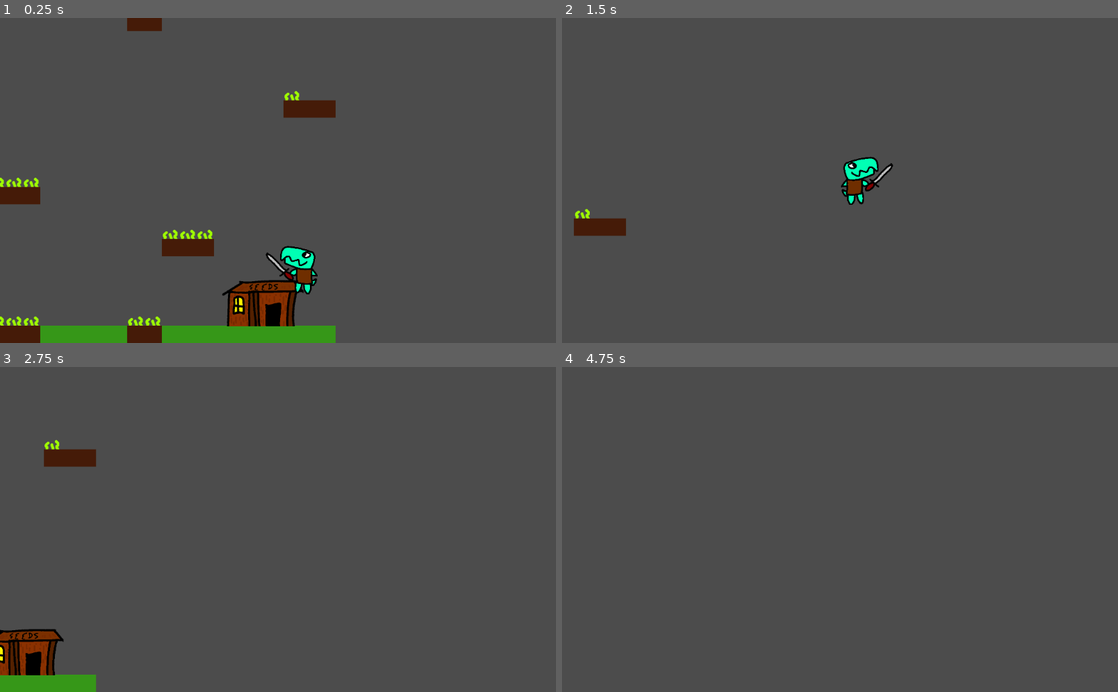
Above: before the commit, frames 1-4 (two rows, left to right).
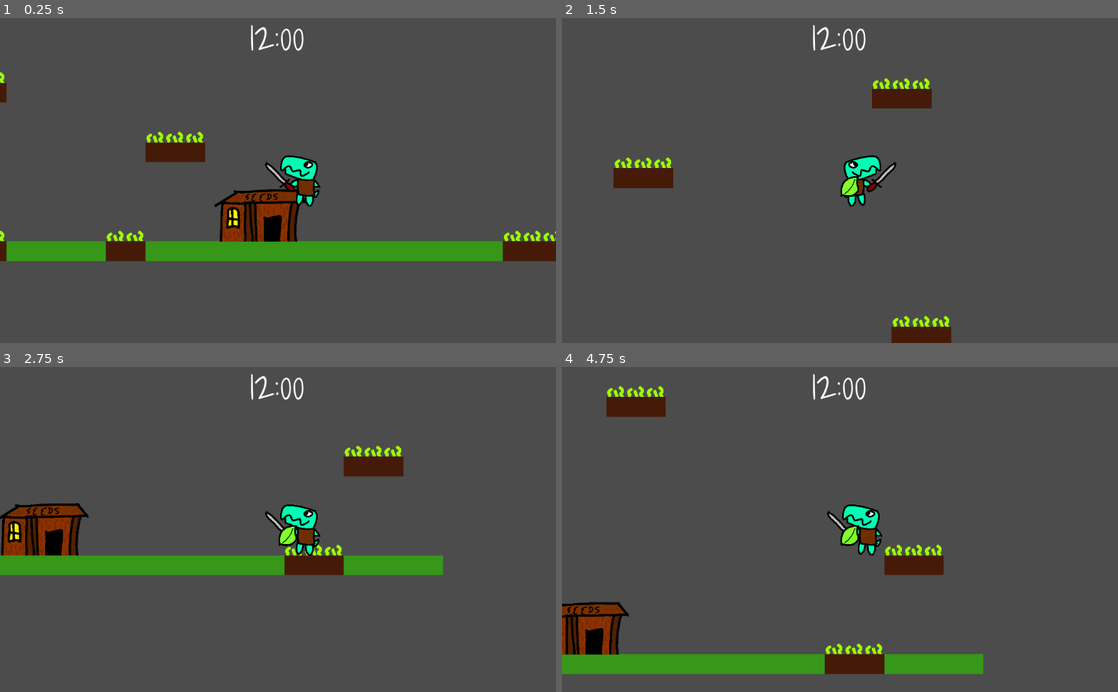
Above: after the commit, the same moments.

Repository: kralinc/ldjam52-harvest
Game: Godot game, scene res://Root.tscn
Two runs of this game, one before a commit and one after it. Both use one fixed random seed, a clock stepped at 60 frames per second and the inputs below.
Inputs:
- Up to frame 1 (0.25 s): no input
- Up to frame 2 (1.5 s): hold D (right) from 0.53 s (still down); tap Space (seed, bound only after the commit) at 0.6 s; tap Left (jump) at 0.77, 0.8, 1.07, 1.35 s
- Up to frame 3 (2.75 s): tap Left (jump) at 1.52, 1.82, 2.3 s; tap Space (seed, bound only after the commit) at 1.55 s; release D (right) at 2.03 s; hold A (left) from 2.03 s (still down); tap Right (attack) at 2.1 s
- Up to frame 4 (4.75 s): release A (left) at 2.78 s; hold D (right) 2.78-4.28 s; tap Space (seed, bound only after the commit) at 2.85, 3.6, 4.55 s; tap Left (jump) at 3.02, 3.32, 3.77, 3.8, 4.07, 4.35, 4.52 s; hold A (left) from 4.28 s (still down)

The runs differ from the first frame. In frame 1, 18% of the frame differs, in the area x 0-100%, y 0-100%; in frame 2, 3.8%; in frame 3, 12%; in frame 4, 9.4%.

Commit message:
seed planting. first enemies

Diff:
--- /dev/null
+++ b/Assets/Images/Font.tres
@@ -0,0 +1,8 @@
+[gd_resource type="DynamicFont" load_steps=2 format=2]
+
+[sub_resource type="DynamicFontData" id=7]
+font_path = "res://Assets/ShadowsIntoLight-Regular.ttf"
+
+[resource]
+size = 75
+font_data = SubResource( 7 )
--- a/CropTileMap.gd
+++ b/CropTileMap.gd
@@ -1,4 +1,7 @@
 extends TileMap
+
+signal upgrade
+signal seed_planted
 
 onready var CropArea = preload("res://CropArea.tscn")
 
@@ -23,7 +26,7 @@
 func set_crop_level(crop):
 	var life = crop_lifetimes[crop]
 	var tile = 0
-	if life > 4:
+	if life > 40:
 		tile = 4
 	elif life > 30:
 		tile = 3
@@ -34,9 +37,21 @@
 
 	set_cell(crop.x, crop.y, tile)
 
+func destroy_crop(location):
+	set_cell(location.x, location.y, -1)
+	crop_lifetimes.erase(location)
+
 
 func _on_Friend_crop_harvested(location):
-	print(get_cellv(location))
 	if (get_cellv(location) == 4):
-		set_cell(location.x, location.y, -1)
-		crop_lifetimes.erase(location)
+		destroy_crop(location)
+		emit_signal("upgrade")
+
+
+
+func _on_Friend_is_crop_here(location):
+	if(get_cellv(location) == -1):
+		print("there is no crop there")
+		set_cellv(location, 0)
+		crop_lifetimes[location] = 0.0
+		emit_signal("seed_planted")
--- /dev/null
+++ b/Enemy.gd
@@ -0,0 +1,38 @@
+class_name Ghost
+extends KinematicBody2D
+
+export var speed = 5000
+var target = Vector2()
+var tilemap
+
+# Called when the node enters the scene tree for the first time.
+func _ready():
+	pass # Replace with function body.
+
+
+# Called every frame. 'delta' is the elapsed time since the previous frame.
+func _physics_process(delta):
+	var goto = (target - position).normalized()
+	move_and_slide(goto * speed * delta)
+	var distance = position.distance_to(target)
+	if (distance < 100):
+		tilemap.destroy_crop(tilemap.world_to_map(target))
+
+func set_tilemap(tm):
+	tilemap = tm
+
+func set_enemy_target():
+	var crops = tilemap.get_used_cells()
+	var thisTile = tilemap.world_to_map(position)
+	var min_distance = 9999999
+	var closest_crop
+	for crop in crops:
+		var distance = crop.distance_to(thisTile)
+		if (distance < min_distance):
+			closest_crop = crop
+			min_distance = distance
+	target = tilemap.map_to_world(closest_crop)
+
+
+func _on_Timer_timeout():
+	set_enemy_target()
--- /dev/null
+++ b/Floor.gd
@@ -0,0 +1,9 @@
+extends TileMap
+
+signal is_farmland(tile)
+
+func _on_Friend_ray_find_tile(location):
+	var tile = world_to_map(location)
+	if (get_cellv(tile) == 0):
+		emit_signal("is_farmland", tile)
+		print("the tile is farmland")
--- a/Friend.gd
+++ b/Friend.gd
@@ -1,25 +1,35 @@
 extends KinematicBody2D
 
 signal crop_harvested(location)
+signal ray_find_tile(location)
+signal is_crop_here(location)
 
 export var speed = 100
 export var jump_height = 100
-export var dash_power = 3
+export var dash_power = 3.0
 export var gravity = 100
 export var friction = 0.5
 var vel = Vector2(0, 0)
 var jumped = false
 var dashed = false
 var air_time = 0
+var crop_just_harvested = false
 
 var AIR_TIME_GRACE_PERIOD = 0.2
 var FLOOR_DETECT_DISTANCE = 20.0
+
 onready var SPRITE = $AnimatedSprite
 onready var WEAPON = $Weapon
+onready var WEAPON_COL = $Weapon/CollisionShape2D
+onready var LABEL = $Label
+onready var LABEL_ANIM = $Label/AnimationPlayer
+onready var HITBOX = $Hitbox
+onready var SEED = $Seed
+onready var FIND_FLOOR = $FindFloor
 
 # Called when the node enters the scene tree for the first time.
 func _ready():
-	pass # Replace with function body.
+	randomize()
 
 
 # Called every frame. 'delta' is the elapsed time since the previous frame.
@@ -30,14 +40,37 @@
 		SPRITE.flip_h = false
 		SPRITE.offset.x = 0
 		WEAPON.position.x = 0
+		FIND_FLOOR.position.x = 120
 	if(Input.is_action_pressed("right")):
 		vel.x += speed
 		SPRITE.flip_h = true
 		SPRITE.offset.x = 200
 		WEAPON.position.x = 300
+		FIND_FLOOR.position.x = 90
 
 	if(Input.is_action_just_pressed("attack")):
 		SPRITE.animation = "Attack"
+
+	if (SPRITE.animation == "Attack"):
+		for area in WEAPON.get_overlapping_areas():
+			if (area.get_collision_layer_bit(2) == true):
+				emit_signal("crop_harvested", area.crop)
+		if (crop_just_harvested):
+			set_label_animation()
+			crop_just_harvested = false
+
+	if(Input.is_action_just_pressed("seed")):
+		if (SEED.visible == false):
+			for area in HITBOX.get_overlapping_areas():
+				if (area.get_collision_layer_bit(3) == true):
+					SEED.visible = true
+		else:
+			FIND_FLOOR.enabled = true
+			FIND_FLOOR.force_raycast_update()
+			if (FIND_FLOOR.is_colliding()):
+				print("ray is colliding with something")
+				emit_signal("ray_find_tile", FIND_FLOOR.get_collision_point())
+			FIND_FLOOR.enabled = false
 
 	if (is_on_floor()):
 		dir.y = 0
@@ -76,6 +109,40 @@
 	SPRITE.animation = "default"
 
 
-func _on_Weapon_area_entered(area):
-	if(SPRITE.animation == "Attack"):
-		emit_signal("crop_harvested", area.crop)
+func _on_CropTileMap_upgrade():
+	crop_just_harvested = true
+	var upgrade_type = randi() % 5
+	var upgrade_amount = randi() % 10 + 1
+	LABEL.text = "UPGRADE!\n+" + str(upgrade_amount) + "% "
+	if (upgrade_type == 0):
+		LABEL.text += "Speed"
+		speed += (speed * upgrade_amount / 100)
+	elif (upgrade_type == 1):
+		LABEL.text += "Jump"
+		jump_height += (jump_height * upgrade_amount / 100)
+	elif (upgrade_type == 2):
+		LABEL.text += "Seed Plant Distance"
+		FIND_FLOOR.cast_to.y *= 1 + (upgrade_amount / 100)
+	elif (upgrade_type == 3):
+		LABEL.text += "Sword Radius"
+		WEAPON_COL.scale *= 1 + (upgrade_amount / 100)
+	else:
+		LABEL.text += "Dash"
+		dash_power += (dash_power * upgrade_amount / 100)
+
+func set_label_animation():
+	if (LABEL_ANIM.is_playing()):
+		LABEL_ANIM.stop(true)
+		LABEL_ANIM.play("FadeOut")
+	else:
+		LABEL_ANIM.play("FadeInOut")
+
+func _on_Floor_is_farmland(tile):
+	print(tile)
+	tile.y -= 1
+	print(tile)
+	emit_signal("is_crop_here", tile)
+
+
+func _on_CropTileMap_seed_planted():
+	SEED.visible = false
--- a/Friend.tscn
+++ b/Friend.tscn
@@ -1,10 +1,12 @@
-[gd_scene load_steps=9 format=2]
+[gd_scene load_steps=14 format=2]
 
 [ext_resource path="res://Assets/Images/friend/idle0.png" type="Texture" id=1]
 [ext_resource path="res://Friend.gd" type="Script" id=2]
 [ext_resource path="res://Assets/Images/friend/idle1.png" type="Texture" id=3]
 [ext_resource path="res://Assets/Images/friend/attack0.png" type="Texture" id=4]
 [ext_resource path="res://Assets/Images/friend/attack1.png" type="Texture" id=5]
+[ext_resource path="res://Assets/Images/seed.png" type="Texture" id=6]
+[ext_resource path="res://Assets/Images/Font.tres" type="DynamicFont" id=7]
 
 [sub_resource type="RectangleShape2D" id=4]
 extents = Vector2( 7.2125, 10.975 )
@@ -23,10 +25,47 @@
 } ]
 
 [sub_resource type="CircleShape2D" id=6]
-radius = 74.7737
+radius = 95.7249
+
+[sub_resource type="Animation" id=9]
+resource_name = "FadeInOut"
+length = 3.0
+tracks/0/type = "value"
+tracks/0/path = NodePath(".:percent_visible")
+tracks/0/interp = 1
+tracks/0/loop_wrap = true
+tracks/0/imported = false
+tracks/0/enabled = true
+tracks/0/keys = {
+"times": PoolRealArray( 0, 0.5, 2.5, 3 ),
+"transitions": PoolRealArray( 1, 1, 1, 1 ),
+"update": 0,
+"values": [ 0.0, 1.0, 1.0, 0.0 ]
+}
+
+[sub_resource type="Animation" id=10]
+resource_name = "FadeOut"
+length = 2.5
+tracks/0/type = "value"
+tracks/0/path = NodePath(".:percent_visible")
+tracks/0/interp = 1
+tracks/0/loop_wrap = true
+tracks/0/imported = false
+tracks/0/enabled = true
+tracks/0/keys = {
+"times": PoolRealArray( 0, 2, 2.5 ),
+"transitions": PoolRealArray( 1, 1, 1 ),
+"update": 0,
+"values": [ 1.0, 1.0, 0.0 ]
+}
+
+[sub_resource type="CapsuleShape2D" id=11]
+radius = 56.0
+height = 120.0
 
 [node name="Friend" type="KinematicBody2D"]
-scale = Vector2( 0.75, 0.75 )
+scale = Vector2( 0.7, 0.7 )
+collision_mask = 9
 script = ExtResource( 2 )
 
 [node name="CollisionShape2D" type="CollisionShape2D" parent="."]
@@ -36,9 +75,7 @@
 
 [node name="Camera2D" type="Camera2D" parent="."]
 current = true
-zoom = Vector2( 2, 2 )
-limit_left = 0
-limit_bottom = 64
+zoom = Vector2( 1.75, 1.75 )
 
 [node name="AnimatedSprite" type="AnimatedSprite" parent="."]
 frames = SubResource( 5 )
@@ -49,9 +86,39 @@
 collision_mask = 6
 
 [node name="CollisionShape2D" type="CollisionShape2D" parent="Weapon"]
-position = Vector2( -54.6667, 12 )
+position = Vector2( -45.7143, 7.14286 )
 shape = SubResource( 6 )
 
+[node name="Label" type="Label" parent="."]
+margin_left = -249.333
+margin_top = -453.333
+margin_right = 442.667
+margin_bottom = -126.333
+custom_fonts/font = ExtResource( 7 )
+text = "UPGRADE!
++25% Speed"
+align = 1
+percent_visible = 0.0
+
+[node name="AnimationPlayer" type="AnimationPlayer" parent="Label"]
+anims/FadeInOut = SubResource( 9 )
+anims/FadeOut = SubResource( 10 )
+
+[node name="Seed" type="Sprite" parent="."]
+visible = false
+position = Vector2( 45.3333, 29.3333 )
+texture = ExtResource( 6 )
+
+[node name="Hitbox" type="Area2D" parent="."]
+collision_layer = 2
+collision_mask = 10
+
+[node name="CollisionShape2D" type="CollisionShape2D" parent="Hitbox"]
+position = Vector2( 120, 5.33333 )
+shape = SubResource( 11 )
+
+[node name="FindFloor" type="RayCast2D" parent="."]
+position = Vector2( 120, 0 )
+cast_to = Vector2( 0, 200 )
+
 [connection signal="animation_finished" from="AnimatedSprite" to="." method="_on_AnimatedSprite_animation_finished"]
-[connection signal="area_entered" from="Weapon" to="." method="_on_Weapon_area_entered"]
-[connection signal="body_entered" from="Weapon" to="." method="_on_Weapon_body_entered"]
--- /dev/null
+++ b/GM.gd
@@ -0,0 +1,36 @@
+extends Node2D
+
+onready var Ghost = preload("res://Ghost.tscn")
+
+onready var Enemies = $Enemies
+onready var CropTileMap = $CropTileMap
+
+export var spawn_interval = 4.0
+var timer = 0.0
+
+# Called when the node enters the scene tree for the first time.
+func _ready():
+	randomize()
+
+
+# Called every frame. 'delta' is the elapsed time since the previous frame.
+func _process(delta):
+	timer += delta
+	if (timer > spawn_interval):
+		spawn_new_enemy()
+		timer = 0.0
+		spawn_interval -= 0.005
+
+func spawn_new_enemy():
+	var enemy_type = randi() % 1
+	var left_right = randi() % 2
+
+	var posx = -300 if left_right == 0 else 3500
+	var posy = (randi() % 3000) * -1
+
+	if (enemy_type == 0):
+		var g = Ghost.instance()
+		Enemies.add_child(g)
+		g.position = Vector2(posx, posy)
+		g.set_tilemap(CropTileMap)
+		g.set_enemy_target()
--- /dev/null
+++ b/Ghost.tscn
@@ -0,0 +1,38 @@
+[gd_scene load_steps=6 format=2]
+
+[ext_resource path="res://Assets/Images/enemies/ghost1.png" type="Texture" id=1]
+[ext_resource path="res://Assets/Images/enemies/ghost0.png" type="Texture" id=2]
+[ext_resource path="res://Enemy.gd" type="Script" id=3]
+
+[sub_resource type="SpriteFrames" id=1]
+animations = [ {
+"frames": [ ExtResource( 2 ), ExtResource( 1 ) ],
+"loop": true,
+"name": "default",
+"speed": 5.0
+} ]
+
+[sub_resource type="CapsuleShape2D" id=2]
+radius = 54.0
+height = 38.0
+
+[node name="Ghost" type="KinematicBody2D"]
+collision_layer = 2
+collision_mask = 2
+script = ExtResource( 3 )
+
+[node name="AnimatedSprite" type="AnimatedSprite" parent="."]
+position = Vector2( 2, 1 )
+frames = SubResource( 1 )
+frame = 1
+playing = true
+
+[node name="CollisionShape2D" type="CollisionShape2D" parent="."]
+position = Vector2( -4, -8 )
+shape = SubResource( 2 )
+
+[node name="Timer" type="Timer" parent="."]
+wait_time = 2.0
+autostart = true
+
+[connection signal="timeout" from="Timer" to="." method="_on_Timer_timeout"]
--- a/Root.tscn
+++ b/Root.tscn
@@ -10,6 +10,9 @@
 [ext_resource path="res://Seed Shack.tscn" type="PackedScene" id=8]
 [ext_resource path="res://Assets/Images/crop1.png" type="Texture" id=9]
 [ext_resource path="res://CropTileMap.gd" type="Script" id=10]
+[ext_resource path="res://Floor.gd" type="Script" id=11]
+[ext_resource path="res://GM.gd" type="Script" id=12]
+[ext_resource path="res://Assets/Images/Font.tres" type="DynamicFont" id=13]
 
 [sub_resource type="ConvexPolygonShape2D" id=1]
 points = PoolVector2Array( 64, 64, 0, 64, 0, 0, 64, 0 )
@@ -133,19 +136,24 @@
 4/shapes = [  ]
 4/z_index = 0
 
+[sub_resource type="RectangleShape2D" id=5]
+extents = Vector2( 55.5, 1414.5 )
+
 [node name="Root" type="Node2D"]
-
-[node name="TileMap" type="TileMap" parent="."]
+script = ExtResource( 12 )
+
+[node name="Floor" type="TileMap" parent="."]
 tile_set = SubResource( 3 )
 format = 1
-tile_data = PoolIntArray( -1638399, 0, 0, -1638398, 0, 0, -1 …(151 unchanged characters)…  0, 0, -1179628, 0, 0, -1179627, 0, 0, -917500, 0, 0, -917499, 0, 0, -851939, 0, 0, -851938, 0, 0, -851937, 0, 0, -524277, 0, 0, -524276, 0, 0, -524275, 0, 0, -524274, 0, 0, -393216, 0, 0, -393215, 0, 0, -393214, 0, 0, -327658, 0, 0, -327657, 0, 0, -327656, 0, 0, 0, 1, 0, 1, 1, 0, 2, 1, 0, 3, 1, 0, 4, 1, 0, 5, 0, 0, 6, 0, 0, 7, 1, 0, 8, 1, 0, 9, 1, 0, 10, 1, 0, 11, 1, 0, 12, 0, 0, 13, 0, 0, 14, 0, 0, 15, 1, 0, 16, 1, 0, 17, 1, 0, 18, 1, 0, 19, 1, 0, 20, 0, 0, 21, 0, 0, 22, 1, 0, 23, 1, 0, 24, 1, 0, 25, 1, 0, 26, 1, 0, 27, 1, 0, 28, 1, 0, 29, 1, 0, 30, 1, 0, 31, 1, 0 )
+tile_data = PoolIntArray( -1638399, 0, 0, -1638398, 0, 0, -1 …(151 unchanged characters)…  0, 0, -1179628, 0, 0, -1179627, 0, 0, -1114070, 0, 0, -1114069, 0, 0, -1114068, 0, 0, -917500, 0, 0, -917499, 0, 0, -851939, 0, 0, -851938, 0, 0, -851937, 0, 0, -524277, 0, 0, -524276, 0, 0, -524275, 0, 0, -524274, 0, 0, -393216, 0, 0, -393215, 0, 0, -393214, 0, 0, -327658, 0, 0, -327657, 0, 0, -327656, 0, 0, -327637, 0, 0, -327636, 0, 0, -327635, 0, 0, 0, 1, 0, 1, 1, 0, 2, 1, 0, 3, 1, 0, 4, 1, 0, 5, 0, 0, 6, 0, 0, 7, 1, 0, 8, 1, 0, 9, 1, 0, 10, 1, 0, 11, 1, 0, 12, 0, 0, 13, 0, 0, 14, 0, 0, 15, 1, 0, 16, 1, 0, 17, 1, 0, 18, 1, 0, 19, 1, 0, 20, 0, 0, 21, 0, 0, 22, 1, 0, 23, 1, 0, 24, 1, 0, 25, 1, 0, 26, 1, 0, 27, 1, 0, 28, 1, 0, 29, 1, 0, 30, 1, 0, 31, 1, 0, 32, 1, 0, 33, 1, 0, 34, 1, 0, 35, 1, 0, 36, 1, 0, 37, 1, 0, 38, 1, 0, 39, 1, 0, 40, 0, 0, 41, 0, 0, 42, 0, 0, 43, 1, 0, 44, 1, 0, 45, 1, 0, 46, 1, 0, 47, 1, 0 )
+script = ExtResource( 11 )
 
 [node name="CropTileMap" type="TileMap" parent="."]
 tile_set = SubResource( 4 )
 collision_layer = 4
 collision_mask = 4
 format = 1
-tile_data = PoolIntArray( -917475, 0, 0, -589813, 0, 0, -589812, 0, 0, -589811, 0, 0, -589810, 0, 0, -458752, 0, 0, -458751, 0, 0, -458750, 0, 0, -393194, 0, 0, -393193, 0, 0, -393192, 0, 0, -65531, 0, 0, -65530, 0, 0, -65524, 0, 0, -65523, 0, 0, -65522, 0, 0, -65516, 0, 0, -65515, 0, 0 )
+tile_data = PoolIntArray( -1703935, 0, 0, -1703934, 0, 0, -1703933, 0, 0, -1703932, 0, 0, -1703931, 0, 0, -1703912, 0, 0, -1703911, 0, 0, -1703910, 0, 0, -1703909, 0, 0, -1441781, 0, 0, -1441780, 0, 0, -1441779, 0, 0, -1245164, 0, 0, -1245163, 0, 0, -1179606, 0, 0, -1179605, 0, 0, -1179604, 0, 0, -983036, 0, 0, -983035, 0, 0, -917475, 0, 0, -917474, 0, 0, -917473, 0, 0, -589813, 0, 0, -589812, 0, 0, -589811, 0, 0, -589810, 0, 0, -458752, 0, 0, -458751, 0, 0, -458750, 0, 0, -393194, 0, 0, -393193, 0, 0, -393192, 0, 0, -393173, 0, 0, -393172, 0, 0, -393171, 0, 0, -65531, 0, 0, -65530, 0, 0, -65524, 0, 0, -65523, 0, 0, -65522, 0, 0, -65516, 0, 0, -65515, 0, 0, -65496, 0, 0, -65495, 0, 0, -65494, 0, 0 )
 script = ExtResource( 10 )
 
 [node name="Seed Shack" parent="." instance=ExtResource( 8 )]
@@ -153,8 +161,46 @@
 
 [node name="Friend" parent="." instance=ExtResource( 3 )]
 position = Vector2( 1835, -340 )
-speed = 1000
-jump_height = 2000
-gravity = 2000
-
+speed = 750
+jump_height = 1800
+gravity = 2150
+
+[node name="Walls" type="Node2D" parent="."]
+
+[node name="LeftWall" type="StaticBody2D" parent="Walls"]
+
+[node name="CollisionShape2D" type="CollisionShape2D" parent="Walls/LeftWall"]
+position = Vector2( -63.5, -1296 )
+shape = SubResource( 5 )
+
+[node name="RightWall" type="StaticBody2D" parent="Walls"]
+
+[node name="CollisionShape2D" type="CollisionShape2D" parent="Walls/RightWall"]
+position = Vector2( 3114, -1174 )
+shape = SubResource( 5 )
+
+[node name="Enemies" type="Node2D" parent="."]
+
+[node name="CanvasLayer" type="CanvasLayer" parent="."]
+
+[node name="HUD" type="Control" parent="CanvasLayer"]
+anchor_right = 1.0
+anchor_bottom = 1.0
+
+[node name="Label" type="Label" parent="CanvasLayer/HUD"]
+anchor_left = 0.5
+anchor_right = 0.5
+margin_left = -69.0
+margin_top = -29.0
+margin_right = 67.0
+margin_bottom = 93.0
+custom_fonts/font = ExtResource( 13 )
+text = "12:00"
+align = 1
+
+[connection signal="is_farmland" from="Floor" to="Friend" method="_on_Floor_is_farmland"]
+[connection signal="seed_planted" from="CropTileMap" to="Friend" method="_on_CropTileMap_seed_planted"]
+[connection signal="upgrade" from="CropTileMap" to="Friend" method="_on_CropTileMap_upgrade"]
 [connection signal="crop_harvested" from="Friend" to="CropTileMap" method="_on_Friend_crop_harvested"]
+[connection signal="is_crop_here" from="Friend" to="CropTileMap" method="_on_Friend_is_crop_here"]
+[connection signal="ray_find_tile" from="Friend" to="Floor" method="_on_Friend_ray_find_tile"]
--- a/Seed Shack.tscn
+++ b/Seed Shack.tscn
@@ -3,13 +3,15 @@
 [ext_resource path="res://Assets/Images/seedshack.png" type="Texture" id=1]
 
 [sub_resource type="RectangleShape2D" id=1]
-extents = Vector2( 157, 93 )
+extents = Vector2( 232.5, 115 )
 
 [node name="Seed Shack" type="Sprite"]
 texture = ExtResource( 1 )
 
 [node name="Area2D" type="Area2D" parent="."]
+collision_layer = 8
+collision_mask = 0
 
 [node name="CollisionShape2D" type="CollisionShape2D" parent="Area2D"]
-position = Vector2( -1, -3 )
+position = Vector2( 0.5, -25 )
 shape = SubResource( 1 )
--- a/project.godot
+++ b/project.godot
@@ -13,9 +13,15 @@
 "class": "CropArea",
 "language": "GDScript",
 "path": "res://CropArea.gd"
+}, {
+"base": "KinematicBody2D",
+"class": "Ghost",
+"language": "GDScript",
+"path": "res://Enemy.gd"
 } ]
 _global_script_class_icons={
-"CropArea": ""
+"CropArea": "",
+"Ghost": ""
 }
 
 [application]
@@ -46,6 +52,11 @@
 "events": [ Object(InputEventKey,"resource_local_to_scene":false,"resource_name":"","device":0,"alt":false,"shift":false,"control":false,"meta":false,"command":false,"pressed":false,"scancode":16777233,"physical_scancode":0,"unicode":0,"echo":false,"script":null)
  ]
 }
+seed={
+"deadzone": 0.5,
+"events": [ Object(InputEventKey,"resource_local_to_scene":false,"resource_name":"","device":0,"alt":false,"shift":false,"control":false,"meta":false,"command":false,"pressed":false,"scancode":32,"physical_scancode":0,"unicode":0,"echo":false,"script":null)
+ ]
+}
 
 [physics]
 
Binary file added: Assets/Images/enemies/ghost0.png
Not shown, added: Assets/Images/enemies/ghost0.png.import
Binary file added: Assets/Images/enemies/ghost1.png
Not shown, added: Assets/Images/enemies/ghost1.png.import
Binary file added: Assets/Images/seed.png
Not shown, added: Assets/Images/seed.png.import
Binary file added: Assets/ShadowsIntoLight-Regular.ttf
Not shown: 1 places in Root.tscn that only renumber resources
